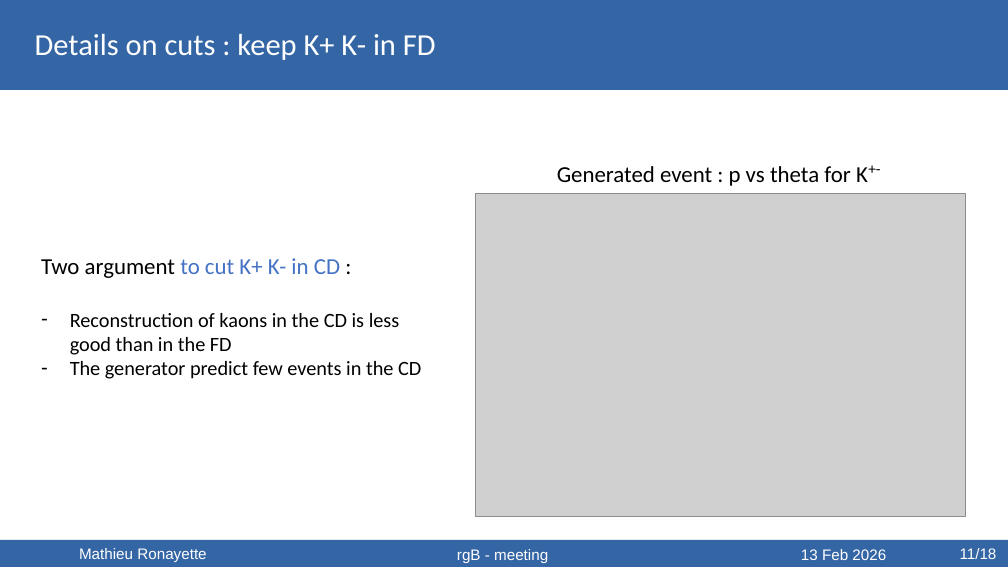
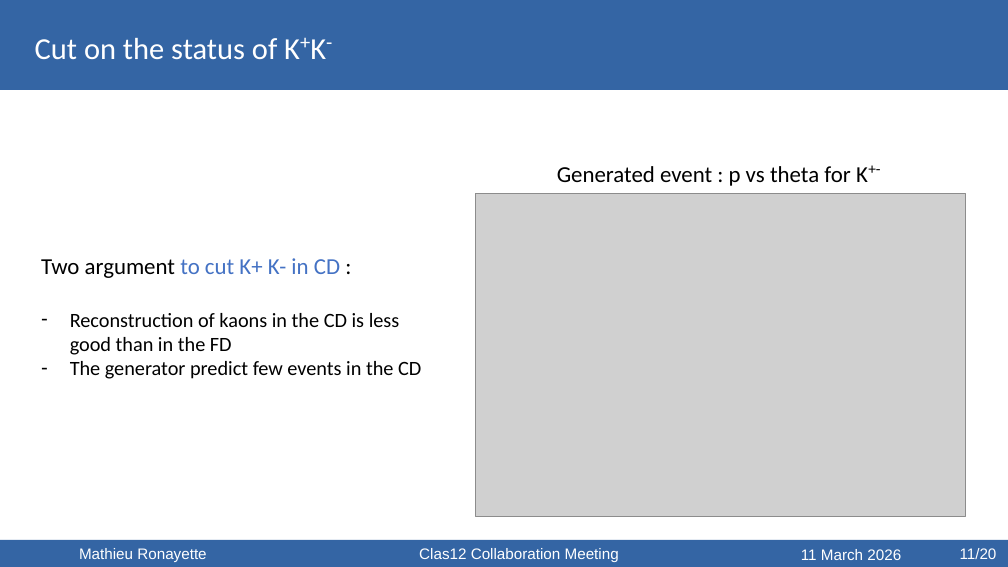
Before and after one commit to mathieuryt/phi_analysis, a slide deck: slide 11 of electroproduction/presentations/ClasMeeting_ronayette.odp. Drawn at 1008x567 pixels with LibreOffice and Linux fonts; fonts in the diff are those of the drawing; grey boxes stand for pictures. Boxes give left, top, right and bottom in pixels: in the first picture for what was removed or moved away, otherwise in the second. Text is boxed around its words. In the diff, an @@ line names an element or a change of style, - is before the commit and + after.

```diff
--- a/electroproduction/presentations/ClasMeeting_ronayette.odp
+++ b/electroproduction/presentations/ClasMeeting_ronayette.odp
@@ text at [35,38,326,59]: text changed @@
-Details on cuts : keep K+ K- in FD
+Cut on the status of K+K-
@@ text at [419,548,619,562]: text changed @@
-rgB - meeting
+Clas12 Collaboration Meeting
@@ text at [801,549,901,560]: text changed @@
-13 Feb 2026
+11 March 2026
@@ text at [960,548,997,559]: text changed @@
-11/18
+11/20
```
Also in this commit, not shown: 21 other slides changed, 20 slides added, 2 slides removed, 17 other files.
